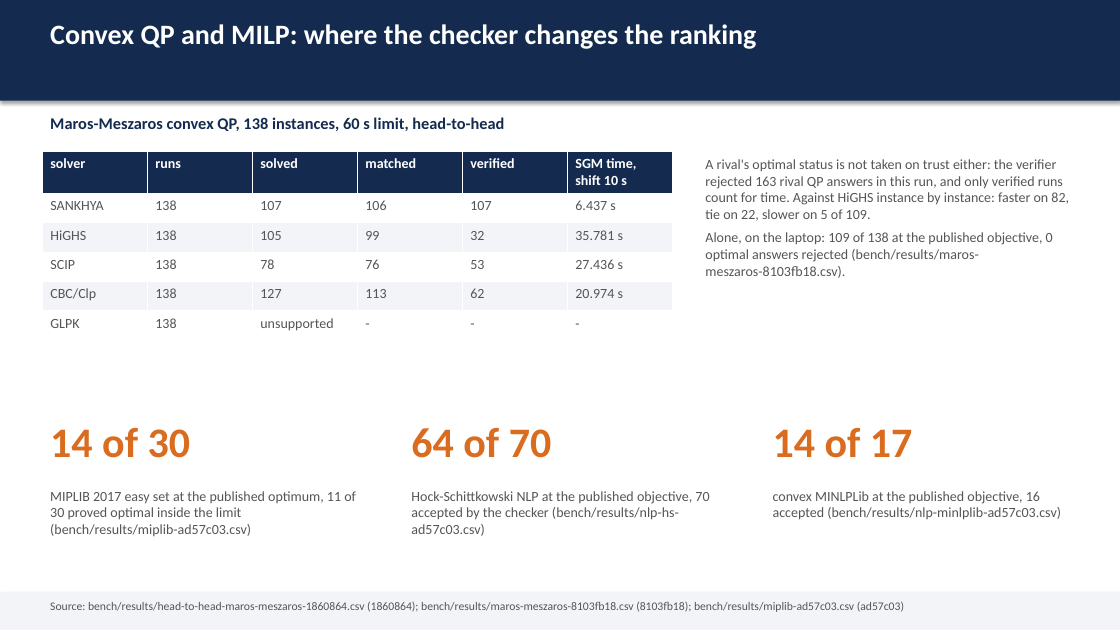
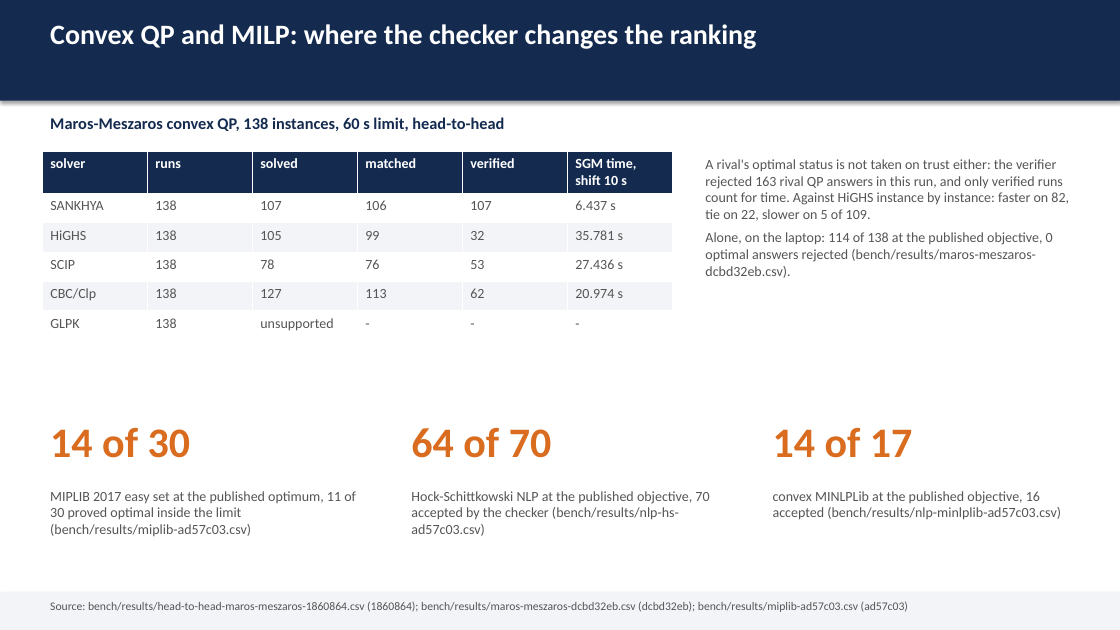
Before and after one commit to Bhumika-1432006/SANKHYA, a slide deck: slide 6 of docs/SANKHYA-deck.pptx. Drawn at 1120x630 pixels with LibreOffice and Linux fonts; fonts in the diff are those of the drawing. Boxes give left, top, right and bottom in pixels: in the first picture for what was removed or moved away, otherwise in the second. Text is boxed around its words. In the diff, an @@ line names an element or a change of style, - is before the commit and + after.

Commit message:
bench(qp): Maros-Meszaros on main at dcbd32eb under WSL, 114 matched and 121 verified of 138
All 138 instances at 60 s, the binary built from main at dcbd32eb with g++ 11.4 on Ubuntu
22.04 under WSL on the laptop (4 vCPUs, 4 GB), the same settings as the cited 8103fb18 run
(bench/results/maros-meszaros-dcbd32eb.csv): optimal on 116, within 1e-6 of the reference
on 114, verifier-accepted on 121, no optimal the verifier rejects.

Against the 8103fb18 run (109 / 121 / 111): boyd1, qgrow15, qseba, qship12l and qship12s
are gained by the rank-revealing finish of #1029, each now optimal at the reference and
verified; nothing is lost. boyd2 and cont-300 stay at the 60 s limit on this VM (37 and 11
iterations). boyd1's finish still runs past the limit - 73.6 s of solver time against 60 -
because its one reduced solve on 93,261 columns is indivisible once started; the clock is
checked between rounds, not inside the factorization, and that is the next fix.

docs/BENCHMARKS.md, docs/REPORT.md and the README scoreboard regenerated by their scripts;
the README paragraph and the PS26119 coverage line read this run and name the 24 that
remain by class.

Refs #980, #981.

```diff
--- a/docs/SANKHYA-deck.pptx
+++ b/docs/SANKHYA-deck.pptx
@@ text at [705,232,1053,278]: text changed @@
-Alone, on the laptop: 109 of 138 at the published objective, 0 optimal answers rejected (bench/results/maros-meszaros-8103fb18.csv).
+Alone, on the laptop: 114 of 138 at the published objective, 0 optimal answers rejected (bench/results/maros-meszaros-dcbd32eb.csv).
@@ text at [50,601,908,612]: text changed @@
-Source: bench/results/head-to-head-maros-meszaros-1860864.csv (1860864); bench/results/maros-meszaros-8103fb18.csv (8103fb18); bench/results/miplib-ad57c03.csv (ad57c03)
+Source: bench/results/head-to-head-maros-meszaros-1860864.csv (1860864); bench/results/maros-meszaros-dcbd32eb.csv (dcbd32eb); bench/results/miplib-ad57c03.csv (ad57c03)
```
Also in this commit, not shown: 1 other slide changed, 6 other files.
